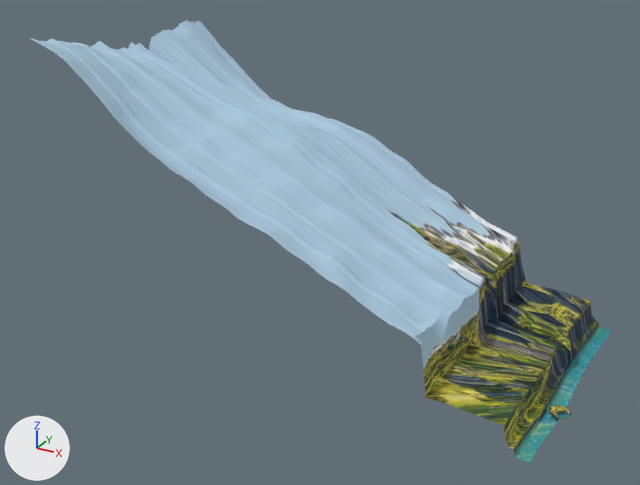
The glTF model src/assets/painted/cliffs.glb as it was, and as the next commit left it.
The view is the same before and after, from a 50 mm camera at (53.0, -281.0, 210.0) aimed at (-128.0, 48.0, 45.0). Arrows for +X, +Y and +Z are at lower left; the lights stay in place. The older version comes first. Where no turn or scale is listed for an object, it has been applied to the vertices. Vertices at exactly the same position are counted once.

Before the edit, the objects in view are built like this:
```python
me_bank = bpy.data.meshes.new('Bank')
me_bank.from_pydata(...)  # 4745 vertices, 9216 faces; spans x -120.0..120.0, y -60.0..60.0, z -70.0..70.0
me_bank.materials.append(mat_painted)  # picture img_painted
ob_bank = bpy.data.objects.new('Bank', me_bank)
ob_bank.location = (-126.0, 60.0, 66.2)
```
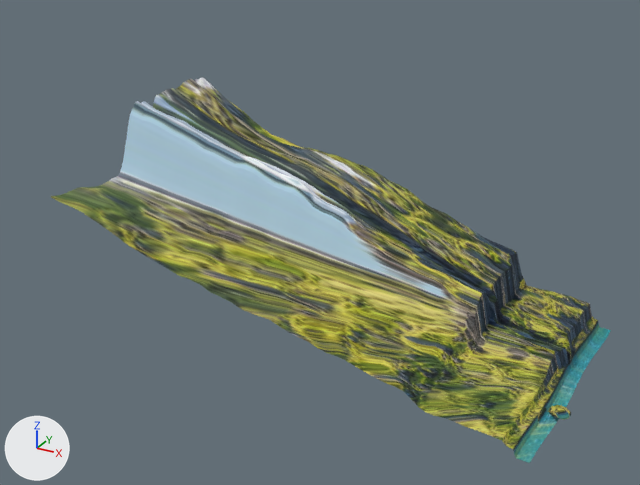
Location of each change, [x1, y1, x2, y2] in pixels of the pictures (640 x 485 px):
'Bank', reshaped, moved (13% shorter)
    before: [29, 20, 611, 463]
    after: [51, 78, 611, 463]
part 1 of me_bank, surface changed
    before: [29, 20, 599, 454]
    after: [51, 78, 599, 454]

Diff of the bpy script that builds the scene:
```diff
--- a/src/assets/painted/cliffs.glb.py
+++ b/src/assets/painted/cliffs.glb.py
@@ me_bank @@
 # used by ob_bank; location = (-126.0, 60.0, 66.2)
-me_bank.from_pydata(...)  # 4745 vertices, 9216 faces; spans x -120.0..120.0, y -60.0..60.0, z -70.0..70.0
+me_bank.from_pydata(...)  # 4745 vertices, 9216 faces; spans x -120.0..120.0, y -60.0..60.0, z -50.0..50.0
+# me_bank part 1: 8062 kept faces spanning x -120.0..115.0, y -60.0..60.0, z -50.0..50.0 get new texture (UV) coordinates
+# edits to the shape of me_bank do not show in these pictures
 me_bank.materials.append(mat_painted)
@@ ob_bank @@
 ob_bank = bpy.data.objects.new('Bank', me_bank)
-ob_bank.location = (-126.0, 60.0, 66.2)
+ob_bank.location = (-126.0, 60.0, 46.5)
```
